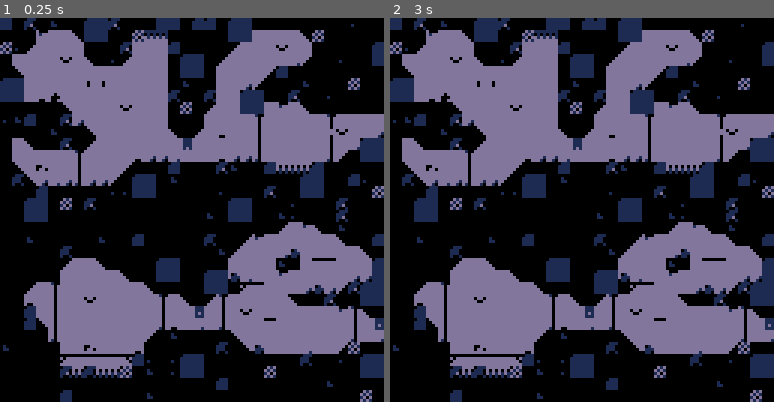
Above: before the commit, frames 1-2 (left to right).
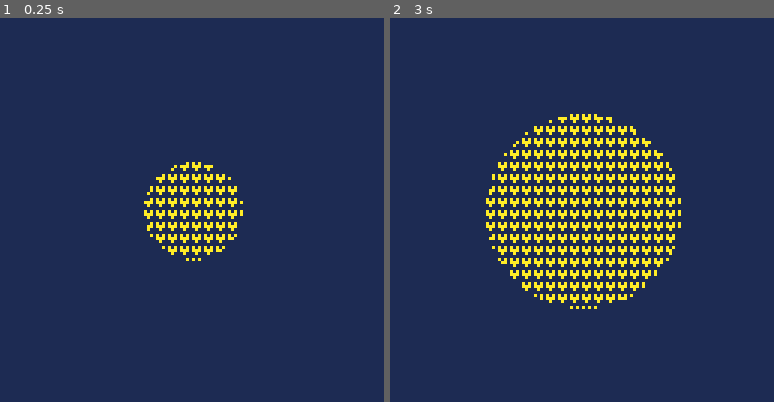
Above: after the commit, the same moments.

Repository: egordorichev/pemsa
Game: PICO-8 cartridge carts/test.p8
The game is run twice, just before and just after one commit, with the same random seed, the same clock (stepped at 60 frames per second) and the same inputs.
Inputs:
- Up to frame 1 (0.25 s): no input
- Up to frame 2 (3 s): tap X (X key) at 0.33, 1.07, 1.85, 2.97 s

The runs differ from the first frame. In frame 1, 89% of the frame differs, in the area x 0-100%, y 0-100%; in frame 2, 90%.

Commit message:
Fillp() now works with emojis

Diff:
--- a/carts/test.p8
+++ b/carts/test.p8
@@ -1,15 +1,10 @@
 pico-8 cartridge // http://www.pico-8.com
 version 29
 __lua__
-cls(13)
-palt(14,true)
-palt(11,true)
-palt(0,false)
-s=4
 function _draw()
- for y=0,127 do
-  tline(0,y,127,y,0,y/s,1/s,0)
- end
+ cls(1)
+ fillp(♥)
+ circfill(64,64,btn(❎) and 32 or 16,10)
 end
 __gfx__
 33333333eeeeeeeeeeeeeeeeeeeeeeee0000000000000000e110000e000000000000000000000000eeeeeee00eeeeeee0115024511eeeeeeeeeeeeeeeeeeeeee
Not shown, changed: include/pemsa/cart/pemsa_cartridge_module.hpp
Not shown, changed: src/pemsa/cart/pemsa_emitter.cpp
Not shown, changed: todo.md
